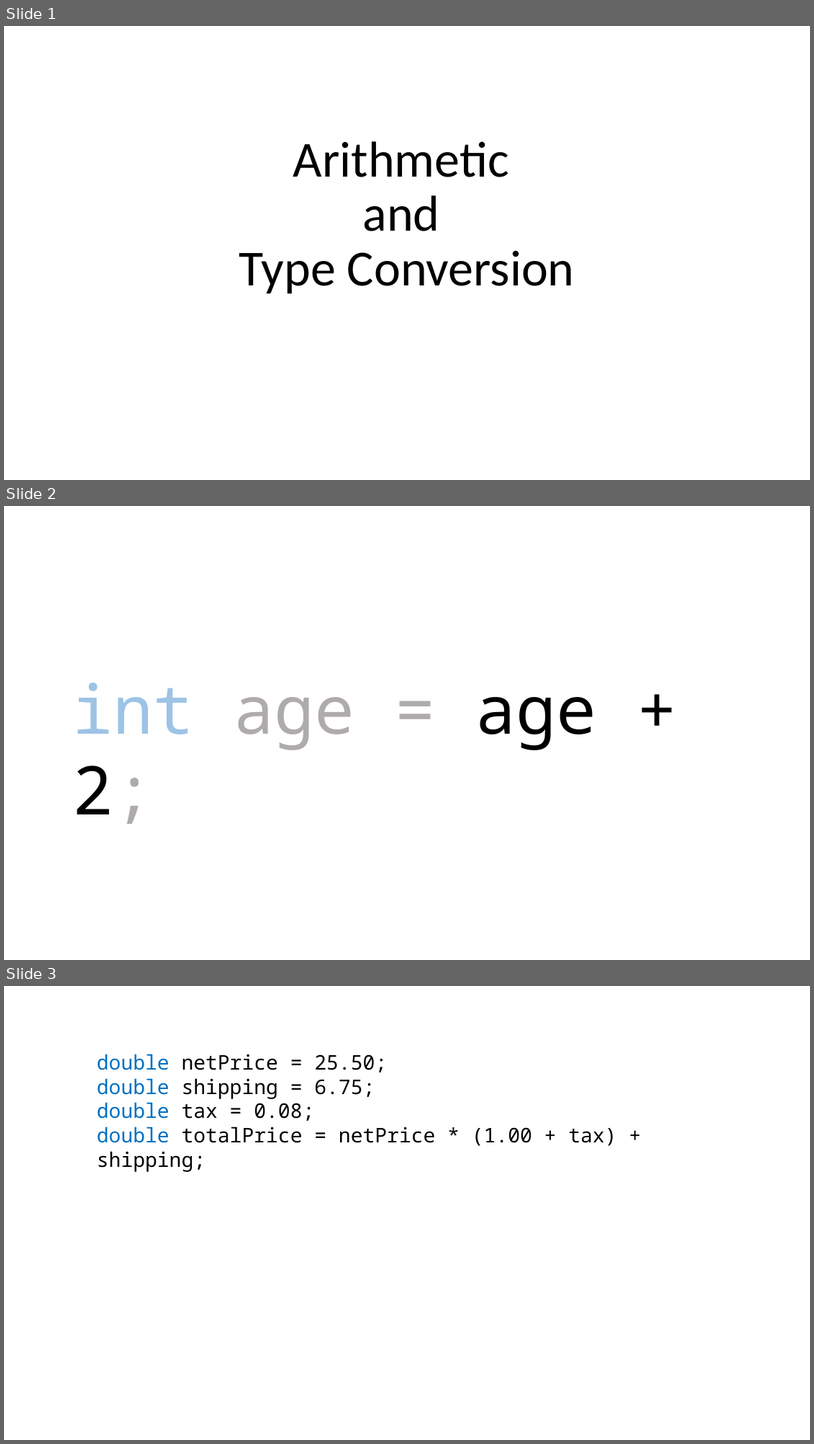
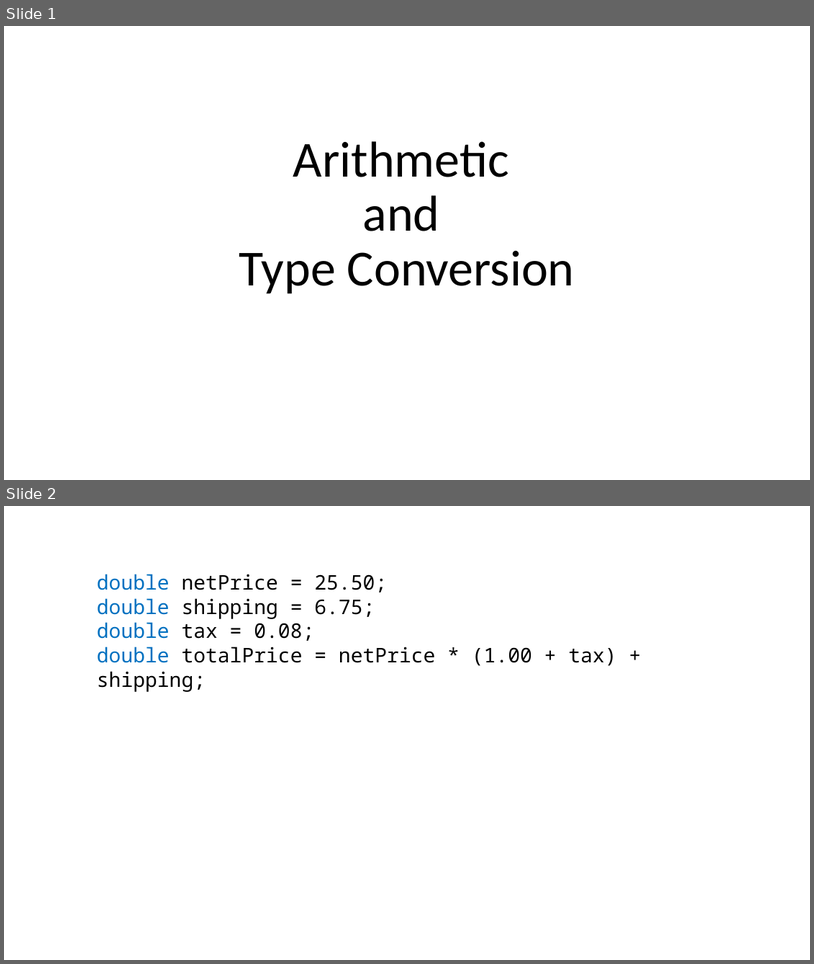
Before and after one commit to perl-easj/Teaching-materials, a slide deck: CSharpProgramming/Presentations/ProgPartI/ArithmeticConversion.pptx. Shown one above the other, each under a label of ours: slides 1, 2 and 3 before the commit, slides 1 and 2 after it. The pictures are 814x1444 and 814x964 pixels, drawn with LibreOffice and Linux fonts; fonts in the diff are those of the drawing. Boxes give left, top, right and bottom in pixels: in the first picture for what was removed or moved away, otherwise in the second. Text is boxed around its words. In the diff, an @@ line names an element or a change of style, - is before the commit and + after.

```diff
--- a/CSharpProgramming/Presentations/ProgPartI/ArithmeticConversion.pptx
+++ b/CSharpProgramming/Presentations/ProgPartI/ArithmeticConversion.pptx
@@ slide 2 removed at (4,506,810,960), background #FFFFFF @@
@@ text removed at (73,682,597,824) @@
-int age = age + 2;
@@ what was slide 3 is now slide 2 @@
```
Also in this commit, not shown: 2 other files.
